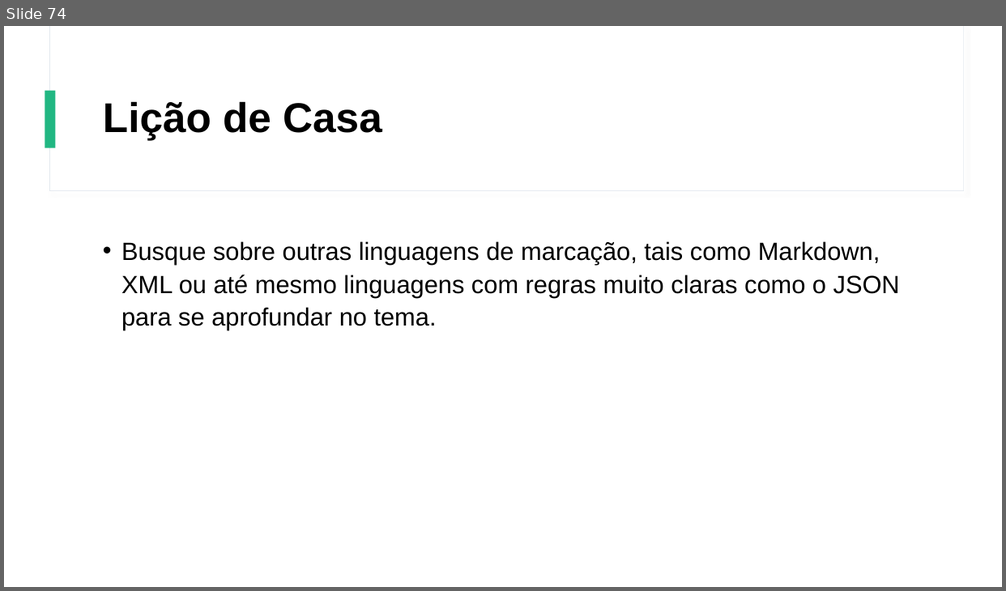
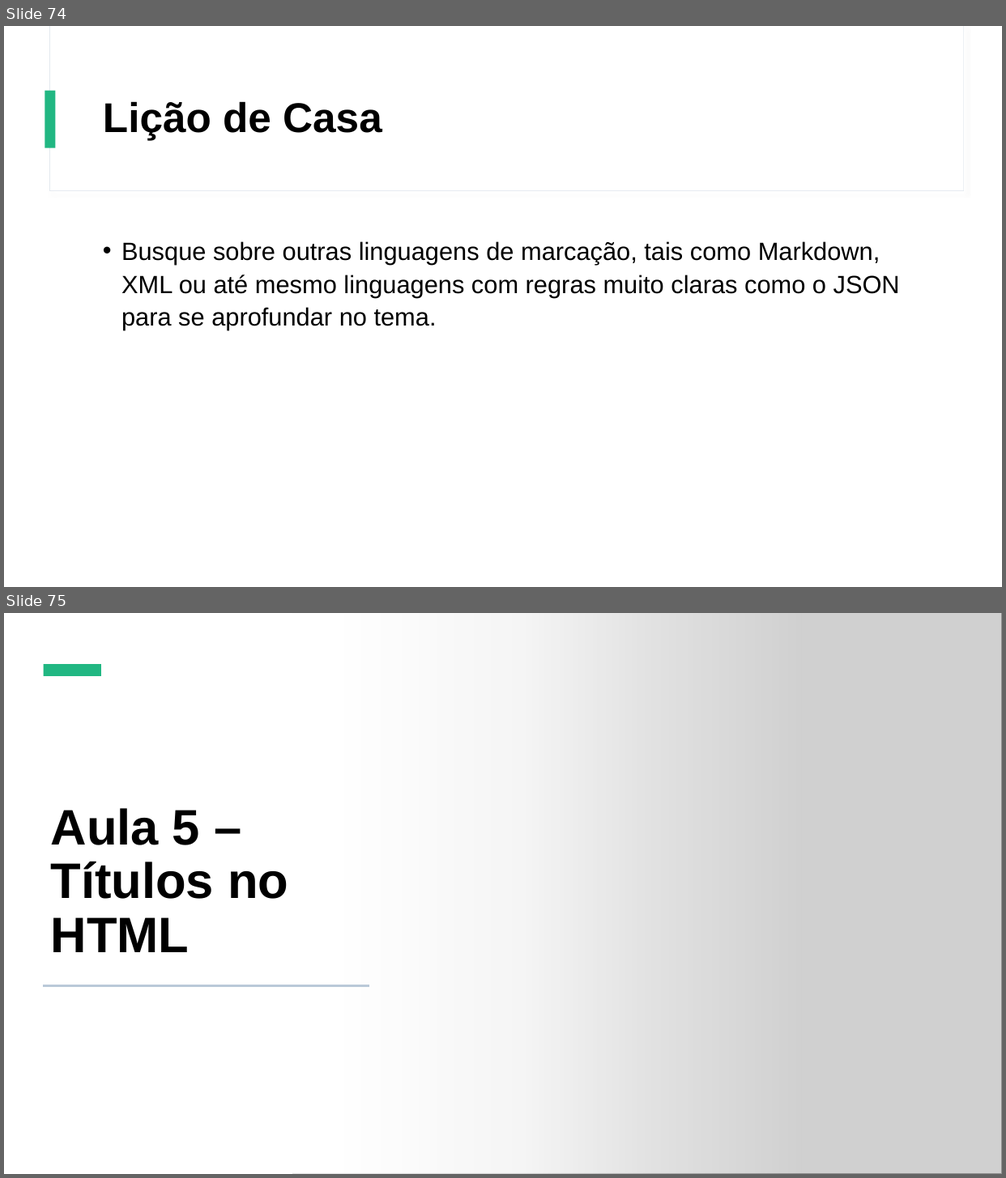
Before and after one commit to Gustavo6401/CursoHTMLCSS, a slide deck: Power Point/Curso de HTML e CSS.pptx. Shown one above the other, each under a label of ours: slide 74 before the commit, slides 74 and 75 after it. The pictures are 1006x591 and 1006x1178 pixels, drawn with LibreOffice and Linux fonts; fonts in the diff are those of the drawing; grey boxes stand for pictures. Boxes give left, top, right and bottom in pixels: in the first picture for what was removed or moved away, otherwise in the second. Text is boxed around its words. In the diff, an @@ line names an element or a change of style, - is before the commit and + after.

Commit message:
Aula Sobre Metadados

```diff
--- a/Power Point/Curso de HTML e CSS.pptx
+++ b/Power Point/Curso de HTML e CSS.pptx
@@ slide 75 added at box(4, 613, 1002, 1174), background #FFFFFF; not listed: 2 template elements that a slide beside it also shows @@
@@ rectangle added at box(4, 613, 1002, 1174), fill #FFFFFF @@
@@ rectangle added at box(4, 613, 803, 1174), fill gradient #FFFFFF @@
@@ picture added at box(292, 613, 1002, 1174) @@
@@ rectangle added at box(44, 664, 101, 676), fill #21B782 @@
@@ title added at box(51, 808, 288, 952), 48 pt, text #000000, bold @@
+Aula 5 – Títulos no HTML
@@ rectangle added at box(44, 985, 369, 986), fill #BAC9D8, outline #BAC9D8 0.25 pt @@
```
Also in this commit, not shown: 21 other slides added, 3 other files.
